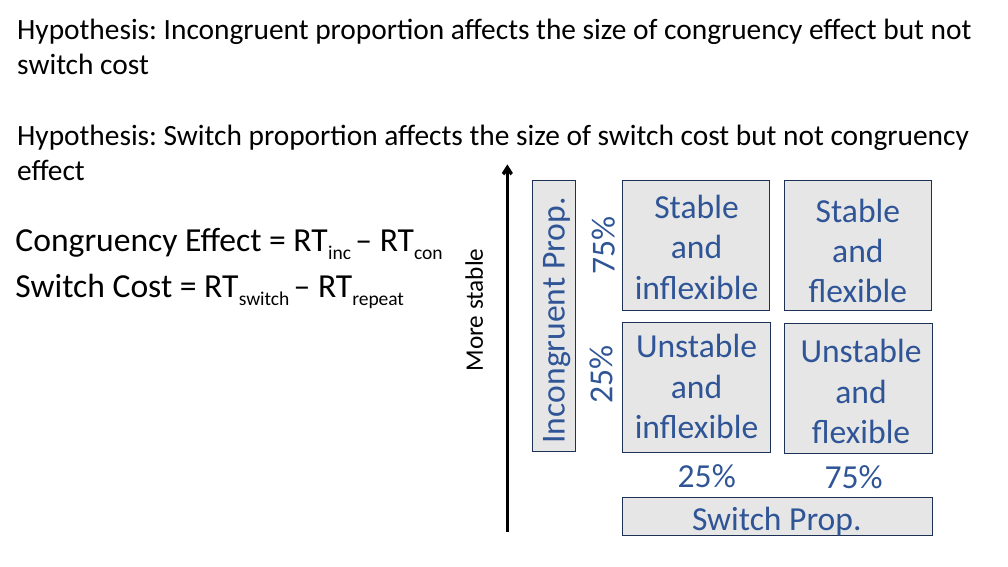
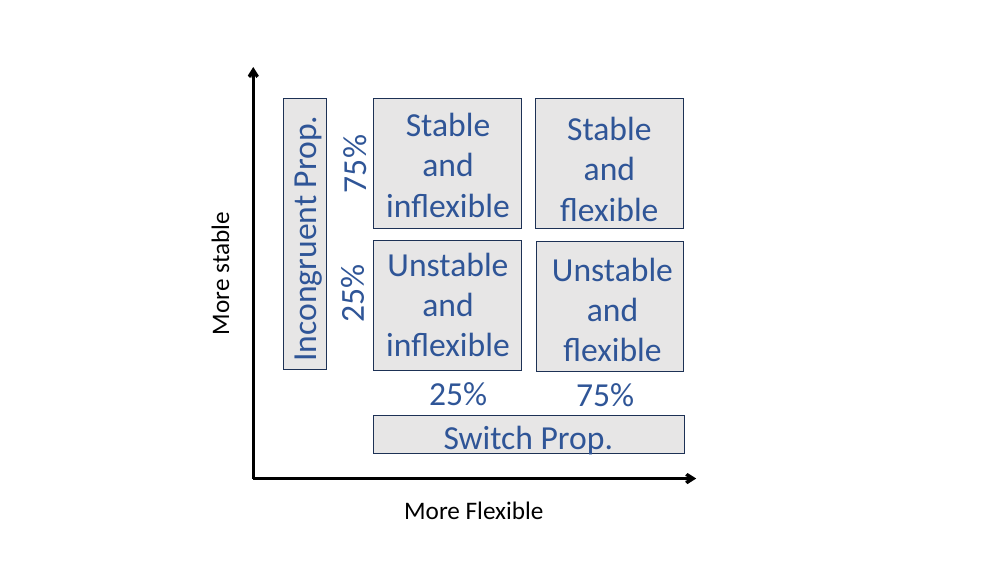
Before and after one commit to jimzhang629/third_year_talk, a slide deck: slide 21 of thirdYearTalk_JZ1.pptx (slide 26 before the commit). Drawn at 1008x567 pixels with LibreOffice and Linux fonts; fonts in the diff are those of the drawing; background and template pictures are left out. Boxes give left, top, right and bottom in pixels: in the first picture for what was removed or moved away, otherwise in the second. Text is boxed around its words. In the diff, an @@ line names an element or a change of style, - is before the commit and + after.

```diff
--- a/thirdYearTalk_JZ1.pptx
+++ b/thirdYearTalk_JZ1.pptx
@@ text removed at (x1=17, y1=18, x2=972, y2=181) @@
-Hypothesis: Incongruent proportion affects the size of congruency effect but not switch cost
-Hypothesis: Switch proportion affects the size of switch cost but not congruency effect
@@ arrow moved from (507, 532) - (507, 164) to (253, 479) - (253, 67) @@
@@ rectangle moved from (x1=532, y1=181, x2=575, y2=451) to (x1=284, y1=98, x2=327, y2=369) @@
@@ rectangle moved from (x1=784, y1=181, x2=932, y2=311) to (x1=535, y1=98, x2=683, y2=228) @@
@@ text "More stable" moved from (x1=459, y1=255, x2=490, y2=369) to (x1=205, y1=218, x2=236, y2=333) @@
@@ text removed at (x1=15, y1=227, x2=261, y2=298) @@
-Congruency Effect = RTinc – RTcon
-Switch Cost = RTswitch – RTrepeat
@@ 10 texts, 4 rectangles moved together from (x1=533, y1=180, x2=934, y2=536) to (x1=284, y1=98, x2=685, y2=455) @@
@@ arrow added from (253, 479) to (696, 479), #000000 3 pt @@
@@ text added at (x1=404, y1=501, x2=544, y2=519), 24 pt, text #000000 @@
+More Flexible
```
Also in this commit, not shown: 4 other slides changed, 5 slides added, 10 slides removed.
